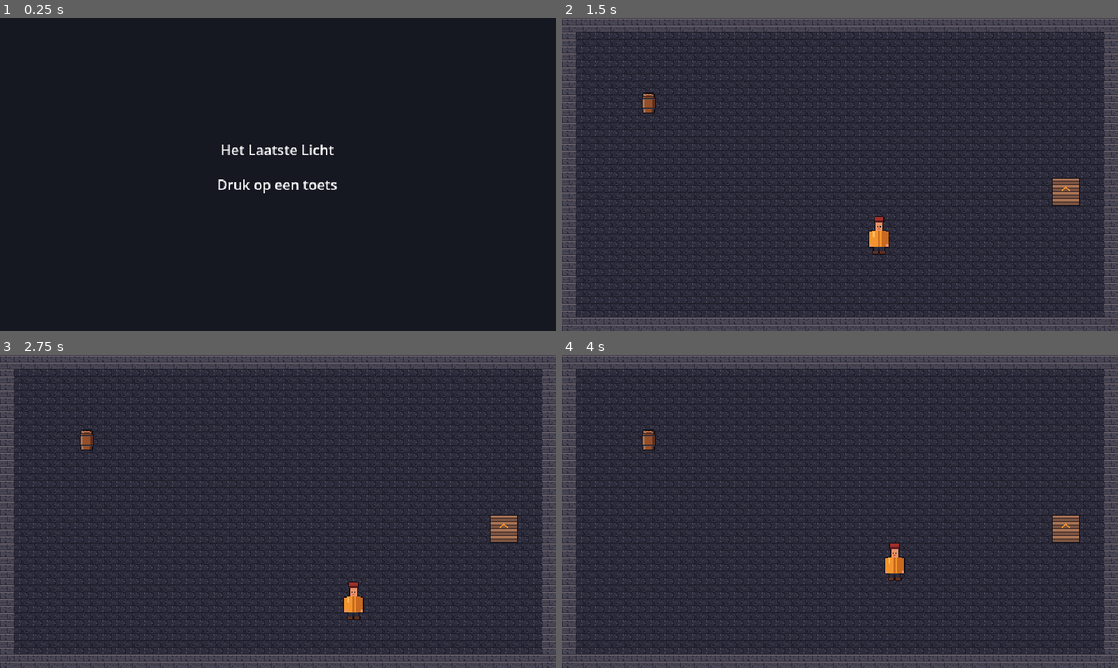
Above: before the commit, frames 1-4 (two rows, left to right).
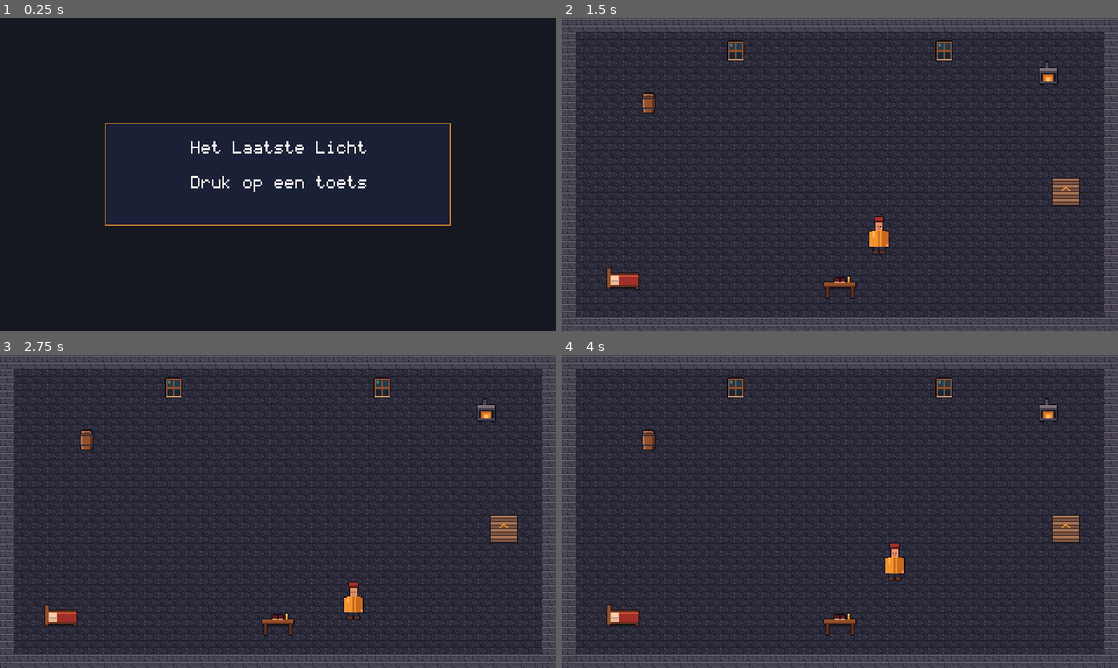
Above: after the commit, the same moments.

Repository: LetKainPlay/LastLight
Game: Godot game, scene res://scenes/main.tscn
Two runs of this game, one before a commit and one after it. Both use one fixed random seed, a clock stepped at 60 frames per second and the inputs below.
Inputs:
- Up to frame 1 (0.25 s): no input
- Up to frame 2 (1.5 s): tap Enter at 0.5 s; hold D (move_right) 0.53-1.28 s; hold E (interact) 0.53-1.28 s; hold S (move_down) from 1.28 s (still down); tap E (interact) at 1.35 s
- Up to frame 3 (2.75 s): release S (move_down) at 2.03 s; hold D (move_right) from 2.03 s (still down); hold E (interact) from 2.03 s (still down)
- Up to frame 4 (4 s): release D (move_right) at 2.78 s; release E (interact) at 2.78 s; hold W (move_up) 2.78-3.53 s; tap E (interact) at 2.85 s; hold A (move_left) from 3.53 s (still down); hold E (interact) from 3.53 s (still down)

The runs differ from the first frame. In frame 1, 1.6% of the frame differs, in the area x 18-82%, y 33-67%; in frame 2, 0.9%; in frame 3, 0.9%; in frame 4, 0.9%.

Commit message:
Generate remaining placeholder art: lens, flames, prompt, font, panel, oil can, quarters props
Co-Authored-By: Claude Sonnet 5.5 <noreply@anthropic.com>
Claude-Session: https://claude.ai/code/session_01Ehtwrq3Ai3VT9oAyBp9NAd

Diff:
--- a/project.godot
+++ b/project.godot
@@ -21,6 +21,10 @@
 window/stretch/aspect="keep"
 window/stretch/scale_mode="integer"
 window/handheld/orientation=0
+
+[gui]
+
+theme/custom_font="res://art/fonts/pixel_font.fnt"
 
 [rendering]
 textures/canvas_textures/default_texture_filter=0
--- a/scenes/lighthouse/interactable.gd
+++ b/scenes/lighthouse/interactable.gd
@@ -12,7 +12,7 @@
 var _held: float = 0.0
 var _done: bool = false
 
-@onready var _prompt: Label = $Prompt
+@onready var _prompt: Sprite2D = $Prompt
 
 
 func _ready() -> void:
--- a/scenes/lighthouse/interactable.tscn
+++ b/scenes/lighthouse/interactable.tscn
@@ -1,6 +1,8 @@
-[gd_scene load_steps=3 format=3]
+[gd_scene load_steps=4 format=3]
 
 [ext_resource type="Script" path="res://scenes/lighthouse/interactable.gd" id="1"]
+
+[ext_resource type="Texture2D" path="res://art/ui/ui_prompt_e.png" id="2"]
 
 [sub_resource type="RectangleShape2D" id="1"]
 size = Vector2(24, 24)
@@ -11,9 +13,6 @@
 [node name="CollisionShape2D" type="CollisionShape2D" parent="."]
 shape = SubResource("1")
 
-[node name="Prompt" type="Label" parent="."]
-offset_left = -4.0
-offset_top = -26.0
-offset_right = 4.0
-offset_bottom = -12.0
-text = "E"
+[node name="Prompt" type="Sprite2D" parent="."]
+position = Vector2(0, -22)
+texture = ExtResource("2")
--- a/scenes/lighthouse/lantern.gd
+++ b/scenes/lighthouse/lantern.gd
@@ -5,18 +5,17 @@
 ## Emitted when the flame changes state.
 signal flame_state_changed(state: FlameModel.FlameState)
 
-const FLAME_COLORS: Dictionary[FlameModel.FlameState, Color] = {
-	FlameModel.FlameState.OUT: Color(0.172549, 0.207843, 0.329412, 1),
-	FlameModel.FlameState.EMBER: Color(0.784314, 0.501961, 0.172549, 1),
-	FlameModel.FlameState.STEADY: Color(0.94902, 0.705882, 0.254902, 1),
-	FlameModel.FlameState.BRIGHT: Color(1, 0.901961, 0.603922, 1),
+const FLAME_TEXTURES: Dictionary[FlameModel.FlameState, Texture2D] = {
+	FlameModel.FlameState.EMBER: preload("res://art/sprites/fx_flame_ember.png"),
+	FlameModel.FlameState.STEADY: preload("res://art/sprites/fx_flame_steady.png"),
+	FlameModel.FlameState.BRIGHT: preload("res://art/sprites/fx_flame_bright.png"),
 }
 
 var model: FlameModel = null
 
 var _state: FlameModel.FlameState = FlameModel.FlameState.BRIGHT
 
-@onready var _flame: Polygon2D = $Flame
+@onready var _flame: Sprite2D = $Flame
 @onready var _reservoir: Interactable = $Reservoir
 @onready var _wick: Interactable = $Wick
 @onready var _match: Interactable = $Match
@@ -37,8 +36,8 @@
 func _show_flame() -> void:
 	var state: FlameModel.FlameState = model.get_state()
 	_flame.visible = state != FlameModel.FlameState.OUT
-	_flame.color = FLAME_COLORS[state]
-	_flame.scale = Vector2.ONE * (0.4 + 0.6 * model.brightness())
+	if state != FlameModel.FlameState.OUT:
+		_flame.texture = FLAME_TEXTURES[state]
 	if state != _state:
 		_state = state
 		flame_state_changed.emit(state)
--- a/scenes/lighthouse/lantern.tscn
+++ b/scenes/lighthouse/lantern.tscn
@@ -1,27 +1,40 @@
-[gd_scene load_steps=3 format=3]
+[gd_scene load_steps=10 format=3]
 
 [ext_resource type="Script" path="res://scenes/lighthouse/lantern.gd" id="1"]
 [ext_resource type="PackedScene" path="res://scenes/lighthouse/interactable.tscn" id="2"]
 
+[ext_resource type="Texture2D" path="res://art/sprites/prop_lens.png" id="3"]
+[ext_resource type="Texture2D" path="res://art/sprites/fx_flame_steady.png" id="4"]
+[ext_resource type="Texture2D" path="res://art/sprites/prop_reservoir.png" id="5"]
+[ext_resource type="Texture2D" path="res://art/sprites/prop_wick_trimmer.png" id="6"]
+[ext_resource type="Texture2D" path="res://art/sprites/prop_match_box.png" id="7"]
+
 [node name="Lantern" type="Node2D"]
 script = ExtResource("1")
 
-[node name="Lens" type="Polygon2D" parent="."]
-color = Color(0.580392, 0.815686, 0.815686, 1)
-polygon = PackedVector2Array(-16, -28, 16, -28, 28, -16, 28, 16, 16, 28, -16, 28, -28, 16, -28, -16)
+[node name="Lens" type="Sprite2D" parent="."]
+texture = ExtResource("3")
 
-[node name="Flame" type="Polygon2D" parent="."]
-color = Color(0.94902, 0.705882, 0.254902, 1)
-polygon = PackedVector2Array(0, -18, 8, 6, 0, 12, -8, 6)
+[node name="Flame" type="Sprite2D" parent="."]
+texture = ExtResource("4")
 
 [node name="Reservoir" parent="." instance=ExtResource("2")]
 position = Vector2(-70, 50)
 hold_time = 1.5
 
+[node name="Sprite" type="Sprite2D" parent="Reservoir"]
+texture = ExtResource("5")
+
 [node name="Wick" parent="." instance=ExtResource("2")]
 position = Vector2(0, 50)
 hold_time = 1.2
 
+[node name="Sprite" type="Sprite2D" parent="Wick"]
+texture = ExtResource("6")
+
 [node name="Match" parent="." instance=ExtResource("2")]
 position = Vector2(70, 50)
 hold_time = 1.0
+
+[node name="Sprite" type="Sprite2D" parent="Match"]
+texture = ExtResource("7")
--- a/scenes/main.tscn
+++ b/scenes/main.tscn
@@ -1,7 +1,9 @@
-[gd_scene load_steps=3 format=3]
+[gd_scene load_steps=5 format=3]
 
 [ext_resource type="Script" path="res://scenes/main.gd" id="1"]
 [ext_resource type="PackedScene" path="res://scenes/player/player.tscn" id="2"]
+[ext_resource type="Texture2D" path="res://art/ui/ui_panel.png" id="3"]
+[ext_resource type="FontFile" path="res://art/fonts/pixel_font_2x.fnt" id="4"]
 
 [node name="Main" type="Node2D"]
 script = ExtResource("1")
@@ -29,11 +31,25 @@
 mouse_filter = 2
 color = Color(0.0431373, 0.054902, 0.101961, 0.85)
 
+[node name="Panel" type="NinePatchRect" parent="CardLayer/Card"]
+layout_mode = 0
+offset_left = 120.0
+offset_top = 120.0
+offset_right = 520.0
+offset_bottom = 240.0
+mouse_filter = 2
+texture = ExtResource("3")
+patch_margin_left = 8
+patch_margin_top = 8
+patch_margin_right = 8
+patch_margin_bottom = 8
+
 [node name="Title" type="Label" parent="CardLayer/Card"]
 layout_mode = 0
 offset_top = 140.0
 offset_right = 640.0
 offset_bottom = 170.0
+theme_override_fonts/font = ExtResource("4")
 horizontal_alignment = 1
 text = "Het Laatste Licht"
 
--- a/scenes/player/player.gd
+++ b/scenes/player/player.gd
@@ -12,12 +12,21 @@
 
 var facing: Facing = Facing.DOWN
 ## Carrying a full oil can from the barrel.
-var has_oil_can: bool = false
+var has_oil_can: bool = false:
+	set(value):
+		has_oil_can = value
+		if _oil_can != null:
+			_oil_can.visible = value
 
 var _walked: float = 0.0
 var _nearby: Interactable = null
 
 @onready var _visual: Node2D = $Visual
+@onready var _oil_can: Sprite2D = $Visual/OilCan
+
+
+func _ready() -> void:
+	_oil_can.visible = has_oil_can
 
 
 func _physics_process(delta: float) -> void:
--- a/scenes/player/player.tscn
+++ b/scenes/player/player.tscn
@@ -1,8 +1,10 @@
-[gd_scene load_steps=4 format=3]
+[gd_scene load_steps=5 format=3]
 
 [ext_resource type="Script" path="res://scenes/player/player.gd" id="1"]
 
 [ext_resource type="Texture2D" path="res://art/sprites/char_keeper_idle.png" id="2"]
+
+[ext_resource type="Texture2D" path="res://art/sprites/prop_oil_can.png" id="3"]
 
 [sub_resource type="RectangleShape2D" id="1"]
 size = Vector2(8, 6)
@@ -21,3 +23,8 @@
 texture = ExtResource("2")
 centered = false
 offset = Vector2(-14, -44)
+
+[node name="OilCan" type="Sprite2D" parent="Visual"]
+visible = false
+position = Vector2(10, -8)
+texture = ExtResource("3")
--- a/scenes/rooms/keepers_quarters.tscn
+++ b/scenes/rooms/keepers_quarters.tscn
@@ -7,6 +7,19 @@
 [ext_resource type="Texture2D" path="res://art/tiles/tile_stone_wall.png" id="tw"]
 [ext_resource type="Texture2D" path="res://art/sprites/prop_stairs_up.png" id="ts"]
 [ext_resource type="Texture2D" path="res://art/sprites/prop_oil_barrel.png" id="tb"]
+[ext_resource type="Texture2D" path="res://art/sprites/prop_stove.png" id="p1"]
+[ext_resource type="Texture2D" path="res://art/sprites/prop_bed.png" id="p2"]
+[ext_resource type="Texture2D" path="res://art/sprites/prop_table.png" id="p3"]
+[ext_resource type="Texture2D" path="res://art/sprites/prop_window.png" id="p4"]
+
+[sub_resource type="RectangleShape2D" id="c1"]
+size = Vector2(26, 20)
+
+[sub_resource type="RectangleShape2D" id="c2"]
+size = Vector2(38, 22)
+
+[sub_resource type="RectangleShape2D" id="c3"]
+size = Vector2(38, 18)
 
 [sub_resource type="RectangleShape2D" id="w0"]
 size = Vector2(640, 16)
@@ -125,3 +138,49 @@
 [node name="Body" type="Sprite2D" parent="OilBarrel"]
 texture = ExtResource("tb")
 offset = Vector2(0, -2)
+
+[node name="Props" type="Node2D" parent="."]
+
+[node name="Stove" type="StaticBody2D" parent="Props"]
+position = Vector2(560, 64)
+collision_layer = 1
+collision_mask = 0
+
+[node name="Sprite" type="Sprite2D" parent="Props/Stove"]
+texture = ExtResource("p1")
+
+[node name="CollisionShape2D" type="CollisionShape2D" parent="Props/Stove"]
+position = Vector2(0, 4)
+shape = SubResource("c1")
+
+[node name="Bed" type="StaticBody2D" parent="Props"]
+position = Vector2(70, 300)
+collision_layer = 1
+collision_mask = 0
+
+[node name="Sprite" type="Sprite2D" parent="Props/Bed"]
+texture = ExtResource("p2")
+
+[node name="CollisionShape2D" type="CollisionShape2D" parent="Props/Bed"]
+position = Vector2(0, 2)
+shape = SubResource("c2")
+
+[node name="Table" type="StaticBody2D" parent="Props"]
+position = Vector2(320, 310)
+collision_layer = 1
+collision_mask = 0
+
+[node name="Sprite" type="Sprite2D" parent="Props/Table"]
+texture = ExtResource("p3")
+
+[node name="CollisionShape2D" type="CollisionShape2D" parent="Props/Table"]
+position = Vector2(0, 4)
+shape = SubResource("c3")
+
+[node name="WindowA" type="Sprite2D" parent="Props"]
+position = Vector2(200, 38)
+texture = ExtResource("p4")
+
+[node name="WindowB" type="Sprite2D" parent="Props"]
+position = Vector2(440, 38)
+texture = ExtResource("p4")
Not shown, added: art/fonts/pixel_font.fnt
Not shown, added: art/fonts/pixel_font.fnt.import
Binary file added: art/fonts/pixel_font.png
Not shown, added: art/fonts/pixel_font.png.import
Not shown, added: art/fonts/pixel_font_2x.fnt
Not shown, added: art/fonts/pixel_font_2x.fnt.import
Binary file added: art/fonts/pixel_font_2x.png
Not shown, added: art/fonts/pixel_font_2x.png.import
Binary file added: art/sprites/fx_flame_bright.png
Not shown, added: art/sprites/fx_flame_bright.png.import
Binary file added: art/sprites/fx_flame_ember.png
Not shown, added: art/sprites/fx_flame_ember.png.import
(and 29 more such lines)
